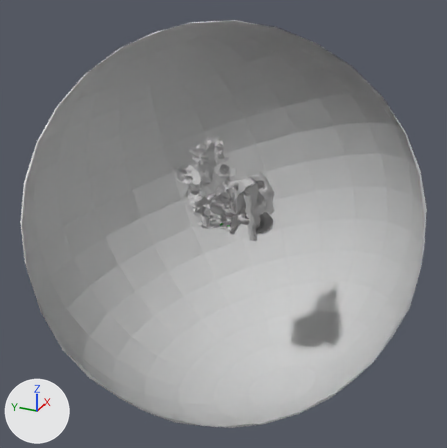
What one commit did to the Blender file jobbig.blend.
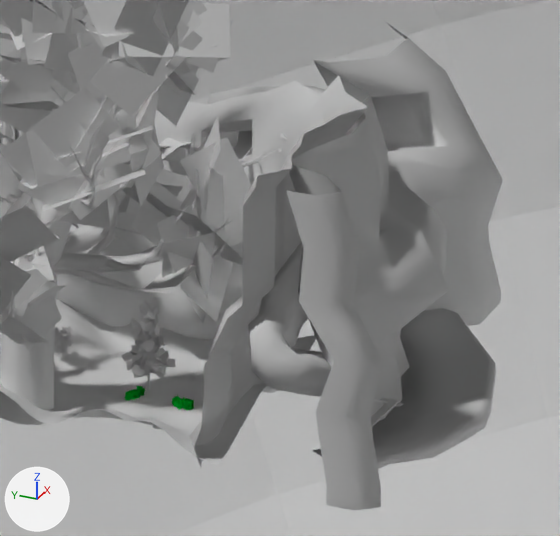
Old and new are each drawn whole from a 50 mm lens placed at (-281.4, -126.7, 140.8), pointed at (-0.4, -0.2, 0.3) and again close up on the part from 45% to 63% of the width and 37% to 55% of the height. The axes (+X, +Y, +Z) are drawn at lower left. The lights are the same throughout. Everything nearer to the camera than a plane just in front of the edit is cut away.

The first close-up shows 'Plane', 'Sphere', 'Sphere.001', 'leaves.002', 'leaves.003', 'leaves.004', 'ledge_coll', 'mountain thing', 'tree.002', 'tree.004'.
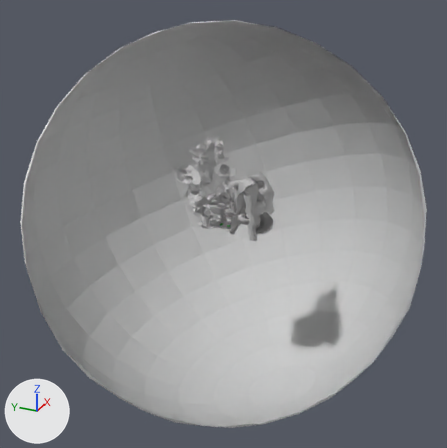
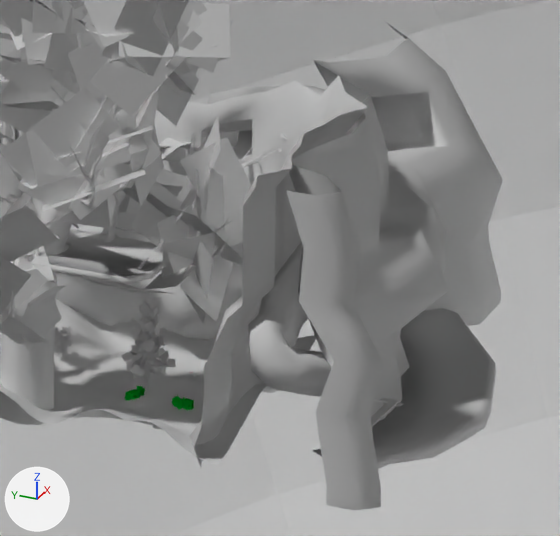
Boxes [x1, y1, x2, y2] around the edits, measured in the close-ups (560 x 536 px):
'tree_platform', added: after [47, 229, 166, 285]
part 1 of me_plane_040, built on: [56, 57, 462, 421] in both

Patch to the scene script:
```diff
--- a/jobbig.blend.py
+++ b/jobbig.blend.py
@@ mat_platform_wood @@
+mat_platform_wood = diffuse_material('platform_wood')
+mat_platform_wood.base_color = (0.8, 0.8, 0.8)  # white #e7e7e7
@@ me_plane_040 @@
 # used by ob_mountain_thing; location = (-1.46, -9.4, 2.97); rotation_euler = (1.571, 0.0, 0.0), in degrees (90, 0, 0)
-me_plane_040.from_pydata(...)  # 498 vertices, 445 faces; spans x -11.3..34.8, y -6.1..21.2, z -25.5..14.1
+me_plane_040.from_pydata(...)  # 500 vertices, 531 faces; spans x -11.3..34.8, y -6.1..21.2, z -25.5..14.1
+# me_plane_040 part 1
+# 114 faces are deleted
+# 1 vertex moves from x 20.8, y 11.4, z -10.0 to x 21.7, y 11.7, z -10.0
+# 2 vertices are added at (23.4, 15.5, -7.4), (24.8, 14.8, -8.7)
+# 199 new faces join them
 me_plane_040.materials.append(mat_mountain)
@@ me_plane_017 @@
+me_plane_017.from_pydata(...)  # 96 vertices, 96 faces; spans x -3.7..3.7, y -7.8..7.8, z -0.4..0.1
+me_plane_017.polygons.foreach_set('use_smooth', [True] * 96)
+me_plane_017.materials.append(mat_platform_wood)  # its picture is missing
@@ ob_tree_platform @@
+ob_tree_platform = bpy.data.objects.new('tree_platform', me_plane_017)
+ob_tree_platform.location = (-7.17, 3.47, 14.21)
```
